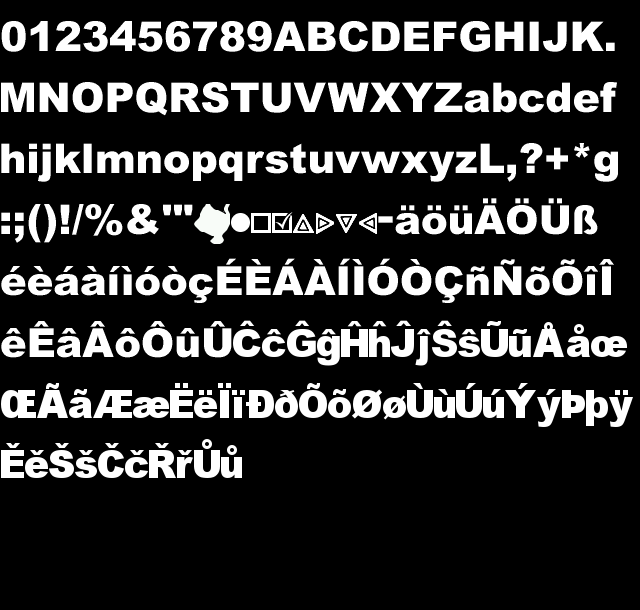
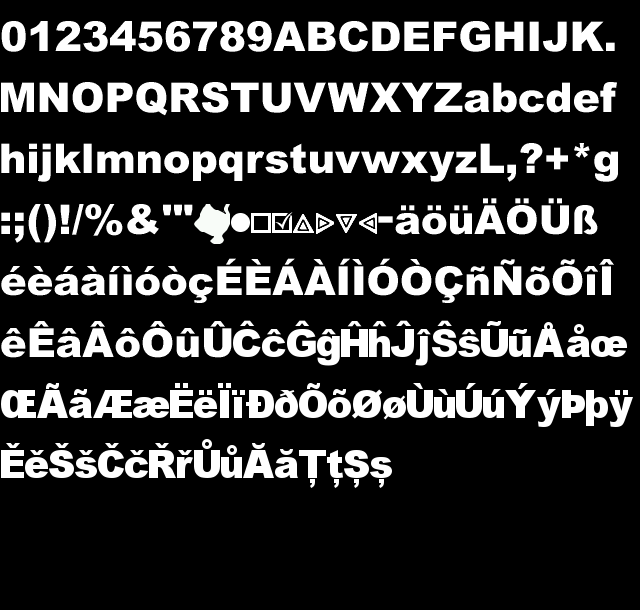
The second 640px x 610px image is a revision of the first. Changes to its layers:
painted on "Leere Ebene" over [243, 443, 392, 488]
painted on "Hintergrund" over [275, 449, 392, 488]
